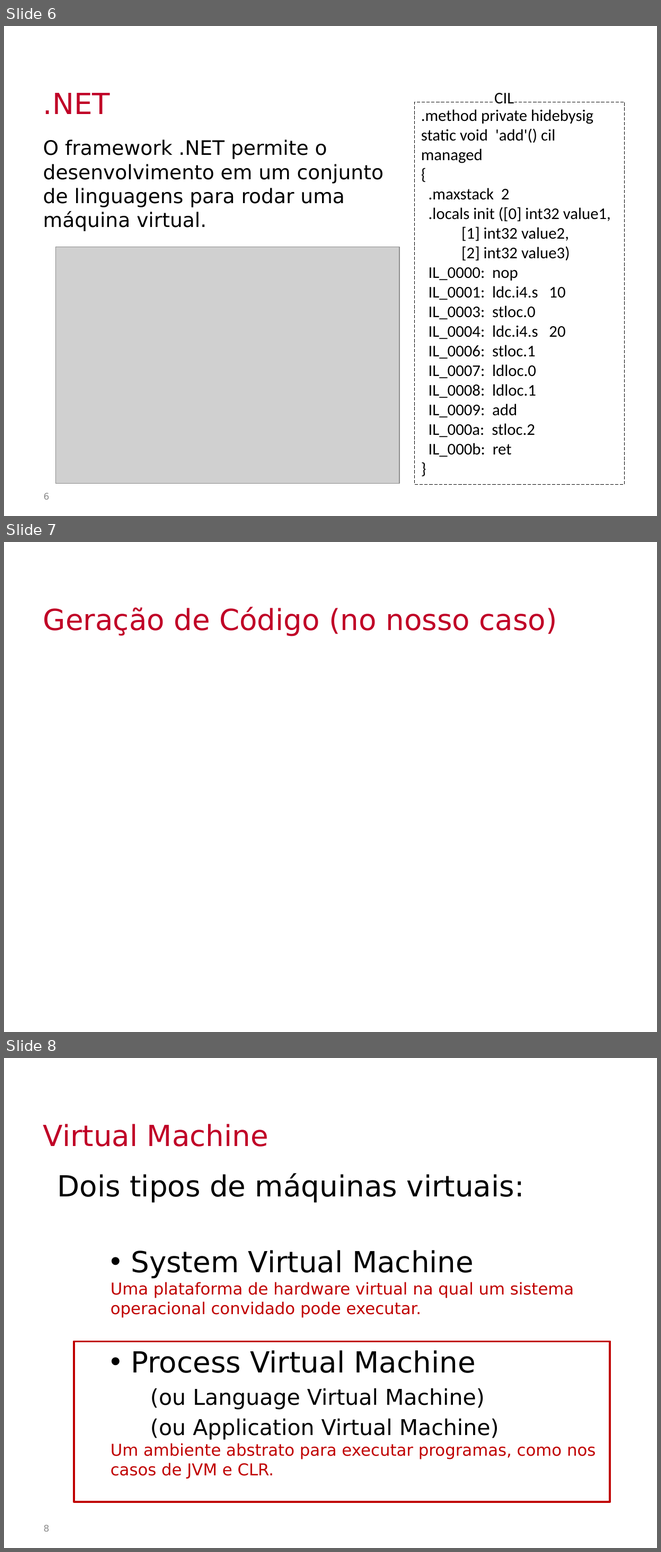
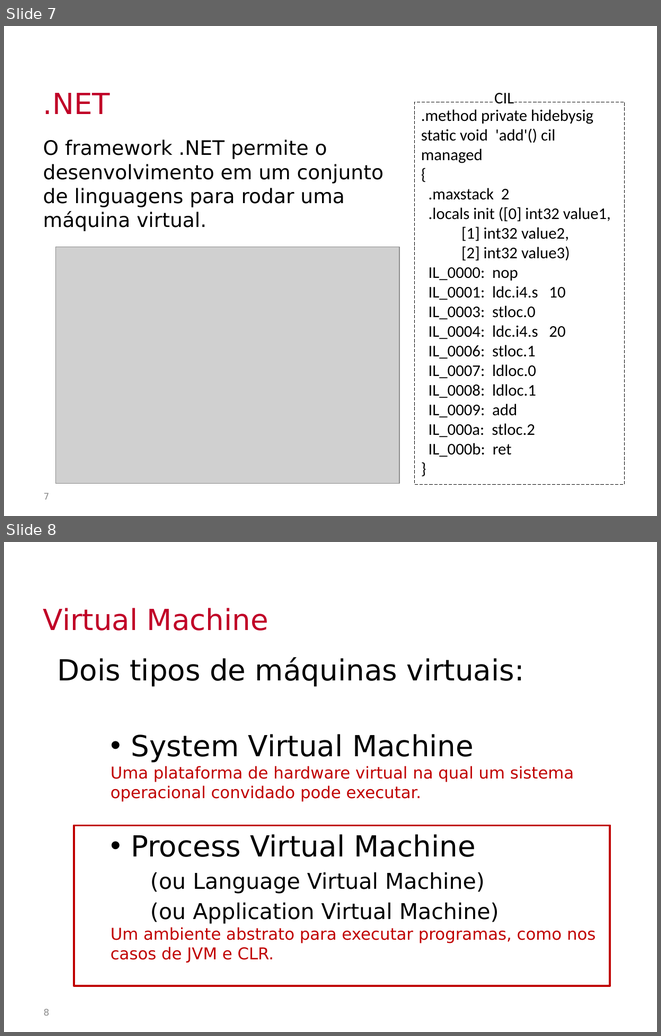
Before and after one commit to Insper/bits-e-proc, a slide deck: docs-src/slides/aulaMaquinaVirtual.pptx. Shown one above the other, each under a label of ours: slides 6, 7 and 8 before the commit, slides 7 and 8 after it. The pictures are 661x1552 and 661x1036 pixels, drawn with LibreOffice and Linux fonts; fonts in the diff are those of the drawing; grey boxes stand for pictures; background and template pictures are left out. Boxes give left, top, right and bottom in pixels: in the first picture for what was removed or moved away, otherwise in the second. Text is boxed around its words. In the diff, an @@ line names an element or a change of style, - is before the commit and + after.

```diff
--- a/docs-src/slides/aulaMaquinaVirtual.pptx
+++ b/docs-src/slides/aulaMaquinaVirtual.pptx
@@ slide 7 removed at [4, 542, 657, 1032], background picture (left out) @@
@@ title removed at [43, 607, 557, 636] @@
-Geração de Código (no nosso caso)
@@ what was slide 6 is now slide 7 @@
@@ page number at [44, 492, 50, 499]: text changed @@
-6
+7
```
Also in this commit, not shown: 1 slide changed, 1 slide added, 2 other files.
